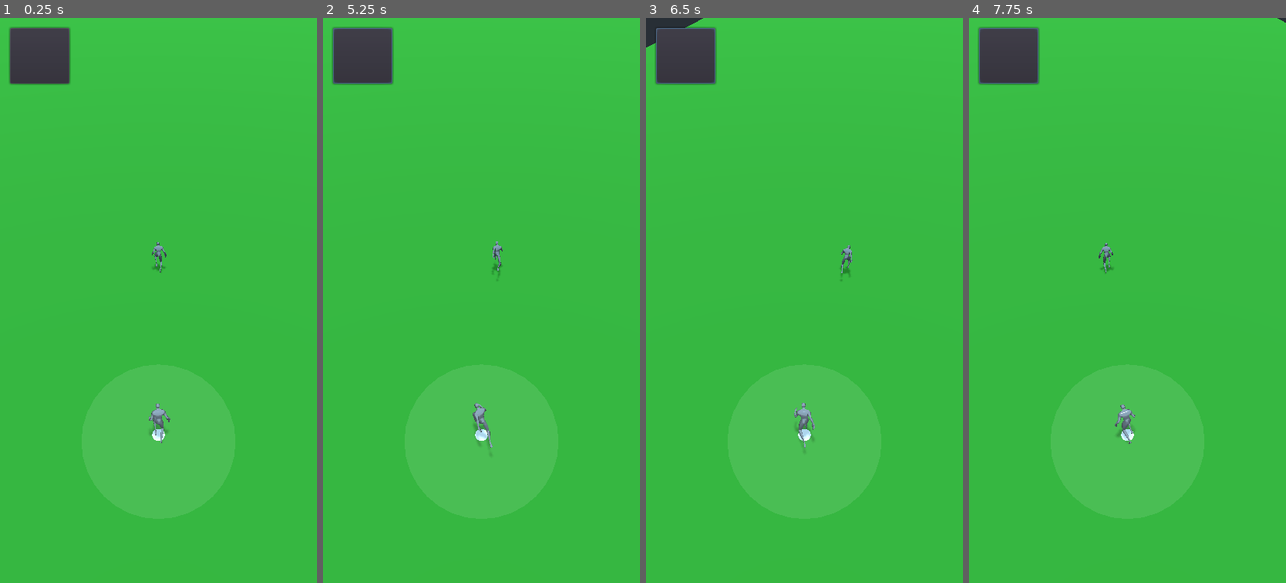
Above: before the commit, frames 1-4 (left to right).
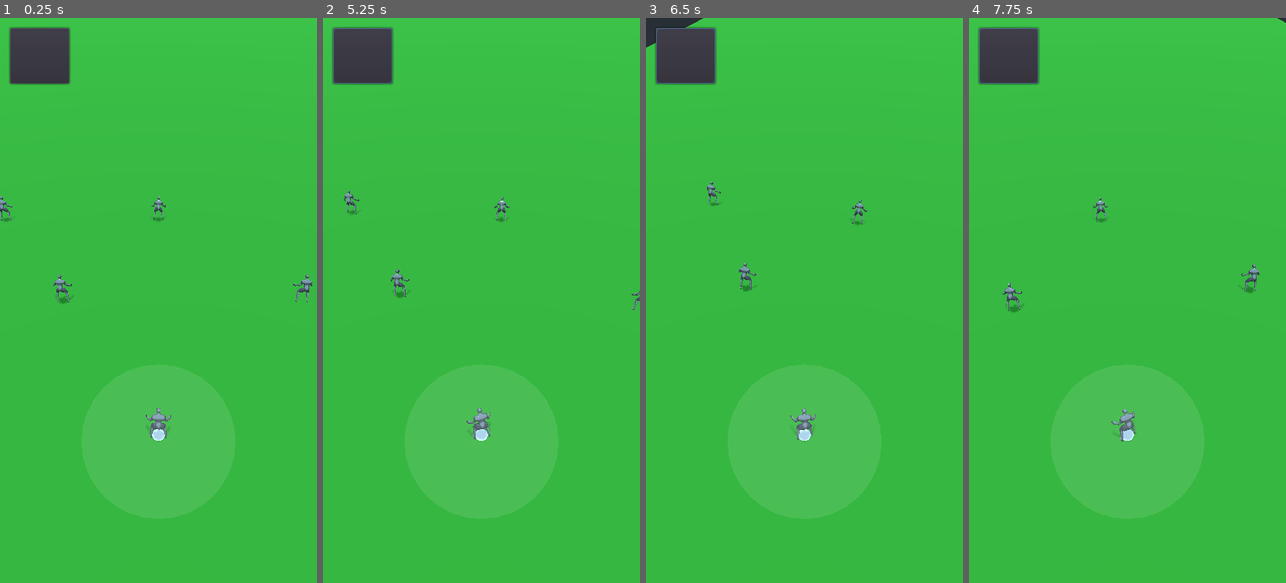
Above: after the commit, the same moments.

Repository: samhattangady/UltimateFrisbee
Game: Godot game, scene res://PlayingField.tscn
Same seed, same stepped clock (60 frames per second), same inputs: the game is played once before the commit and once after it.
Inputs (mouse positions are in pixels of both pictures, inside the frame that each line leads up to):
- Up to frame 1 (0.25 s): no input
- Up to frame 2 (5.25 s): tap Enter (ui_accept) at 0.5, 0.77, 4.52 s; move the mouse to (551, 272) at 0.52 s; hold Right (ui_right) 0.53-1.25 s; click (551, 272) at 0.67 s; click (364, 57) at 1.25 s; drag from (418, 328) to (465, 413) at 2.02 s; move the mouse to (513, 176) at 2.77 s; hold Right (ui_right) 2.78-3.5 s; drag from (465, 413) to (386, 215) at 3.52 s; move the mouse to (576, 385) at 4.27 s; hold Left (ui_left) 4.28-5 s; drag from (386, 215) to (433, 159) at 5.02 s
- Up to frame 3 (6.5 s): move the mouse to (820, 300) at 5.77 s; hold Down (ui_down) from 5.78 s (still down); click (820, 300) at 5.92 s
- Up to frame 4 (7.75 s): release Down (ui_down) at 6.5 s; drag from (1079, 159) to (1064, 328) at 6.52 s; move the mouse to (1197, 272) at 7.27 s; hold Up (ui_up) from 7.28 s (still down); tap Enter (ui_accept) at 7.52 s

The runs differ from the first frame. In frame 1, 0.7% of the frame differs, in the area x 0-99%, y 31-76%; in frame 2, 0.6%; in frame 3, 0.6%; in frame 4, 0.7%.
Error in both runs: Invalid call. Nonexistent function 'find_bone' in base 'Spatial'. (res://Player2.gd:62)

Commit message:
added animation blending. some problems still exist

Diff:
--- a/Disc.gd
+++ b/Disc.gd
@@ -11,8 +11,8 @@
 
 var debug_previous_throw = {}
 
-export var max_throw_speed = 5.0
-export var min_throw_speed = 2.0
+export var max_throw_speed = 50.0
+export var min_throw_speed = 12.0
 
 export var max_throw_distance = 80.0
 export var min_throw_distance = 15.0
--- a/Player2.gd
+++ b/Player2.gd
@@ -2,7 +2,7 @@
 
 export var max_speed = 20
 export var acceleration = 50
-export var deceleration = 60
+export var deceleration = 1
 export var MAX_ANGLE_WITHOUT_STOPPING = 60
 export var AT_DESTINATION_DISTANCE = 1.5
 export var DISC_CATCHING_DISTANCE = 1.0
@@ -63,6 +63,7 @@
     self.animation_player.connect('animation_finished', self, 'handle_animation_completion')
     self.animation_player.play('Idle')
     self.current_state = PLAYER_STATE.IDLE
+    self.animation_tree.active = false
     self.catching_area = self.get_node('CatchingArea')
     self.time_remaining_to_catch = 0
     if self.has_disc:
@@ -73,13 +74,14 @@
         if self.current_state == PLAYER_STATE.RUNNING:
             self.recalculate_current_velocity(delta)
             self.move_and_slide(self.current_velocity, Vector3(0, -1, 0))
-        if self.current_velocity.length() > 1.0:
-            # TODO (19 Jun 2019 sam): Move this out of here.
+        if self.current_velocity.length() > 0.0:
+            var blend_amount = self.current_velocity.length() / self.max_speed
+            self.animation_tree.set('parameters/Idle-Run/blend_amount', blend_amount)
+            self.animation_tree.active = true
             if self.playing_catch_anim:
                 self.animation_player.play('Catching')
-            else:
-                self.animation_tree.blend2_node_set_amount('Run-Speed', self.current_velocity.length()/self.max_speed)
-                self.animation_player.play('Run')
+        else:
+            self.animation_tree.active = false
         if self.check_if_disc_is_catchable():
             self.try_to_catch_disc()
         if self.check_if_at_destination():
@@ -89,9 +91,10 @@
         if self.time_remaining_to_catch > self.CLAP_CATCH_ANIMATION_LENGTH:
             self.time_remaining_to_catch -= delta
             if self.time_remaining_to_catch <= self.CLAP_CATCH_ANIMATION_LENGTH:
+                pass
                 # TODO (19 Jun 2019 sam): Add the catching state to player states
-                self.playing_catch_anim = true
-                self.animation_player.play('Catching', -1, 1.0, false)
+                # self.playing_catch_anim = true
+                # self.animation_player.play('Catching', -1, 1.0, false)
 
 
 func get_wrist_position():
@@ -147,6 +150,7 @@
             self.current_velocity = self.current_direction*max_speed
     else:
         # !AnimationHook - Chopstop / sliding
+        # FIXME (21 Jun 2019 sam): Deceleration doesn't seem to be working correctly
         self.current_velocity -= self.current_direction*self.deceleration * delta
         if self.current_velocity.normalized() != self.current_direction:
             self.current_velocity = Vector3(0, 0, 0)
--- a/PlayerModel.tscn
+++ b/PlayerModel.tscn
@@ -2,31 +2,28 @@
 
 [ext_resource path="res://assets/scoober.glb" type="PackedScene" id=1]
 
-[sub_resource type="AnimationNodeAnimation" id=2]
+[sub_resource type="AnimationNodeBlend2" id=4]
+
+[sub_resource type="AnimationNodeAnimation" id=1]
 animation = "Idle"
 
-[sub_resource type="AnimationNodeBlend2" id=3]
-
-[sub_resource type="AnimationNodeAnimation" id=4]
+[sub_resource type="AnimationNodeAnimation" id=3]
 animation = "Run"
 
-[sub_resource type="AnimationNodeBlendTree" id=5]
-graph_offset = Vector2( -201.493, 52.6787 )
-nodes/Animation/node = SubResource( 2 )
-nodes/Animation/position = Vector2( -96, 160 )
-nodes/Run-Speed/node = SubResource( 3 )
-nodes/Run-Speed/position = Vector2( 100, 140 )
-nodes/Run-loop/node = SubResource( 4 )
-nodes/Run-loop/position = Vector2( -96, 272 )
-node_connections = [ "output", 0, "Run-Speed", "Run-Speed", 0, "Animation", "Run-Speed", 1, "Run-loop" ]
+[sub_resource type="AnimationNodeBlendTree" id=2]
+graph_offset = Vector2( 0, 58.25 )
+nodes/Idle/node = SubResource( 1 )
+nodes/Idle/position = Vector2( 32, 64 )
+nodes/Idle-Run/node = SubResource( 4 )
+nodes/Idle-Run/position = Vector2( 256, 64 )
+nodes/Run/node = SubResource( 3 )
+nodes/Run/position = Vector2( 32, 176 )
+nodes/output/position = Vector2( 496, 64 )
+node_connections = [ "output", 0, "Idle-Run", "Idle-Run", 0, "Idle", "Idle-Run", 1, "Run" ]
 
 [node name="PlayerModel" index="0" instance=ExtResource( 1 )]
 
-[node name="AnimationPlayer" parent="." index="2"]
-autoplay = "Idle"
-
 [node name="AnimationTree" type="AnimationTree" parent="." index="3"]
-tree_root = SubResource( 5 )
+tree_root = SubResource( 2 )
 anim_player = NodePath("../AnimationPlayer")
-active = true
-parameters/Run-Speed/blend_amount = 1.0
+parameters/Idle-Run/blend_amount = 0.63
--- a/Players.gd
+++ b/Players.gd
@@ -11,7 +11,7 @@
 var HEX_SPACING = 10.0
 
 func _ready():
-    self.n_players()
+    self.hex_with_back_2()
     self.player_with_disc.update_arm_position()
 
 func n_players():
Binary file changed: assets/scoober.glb
